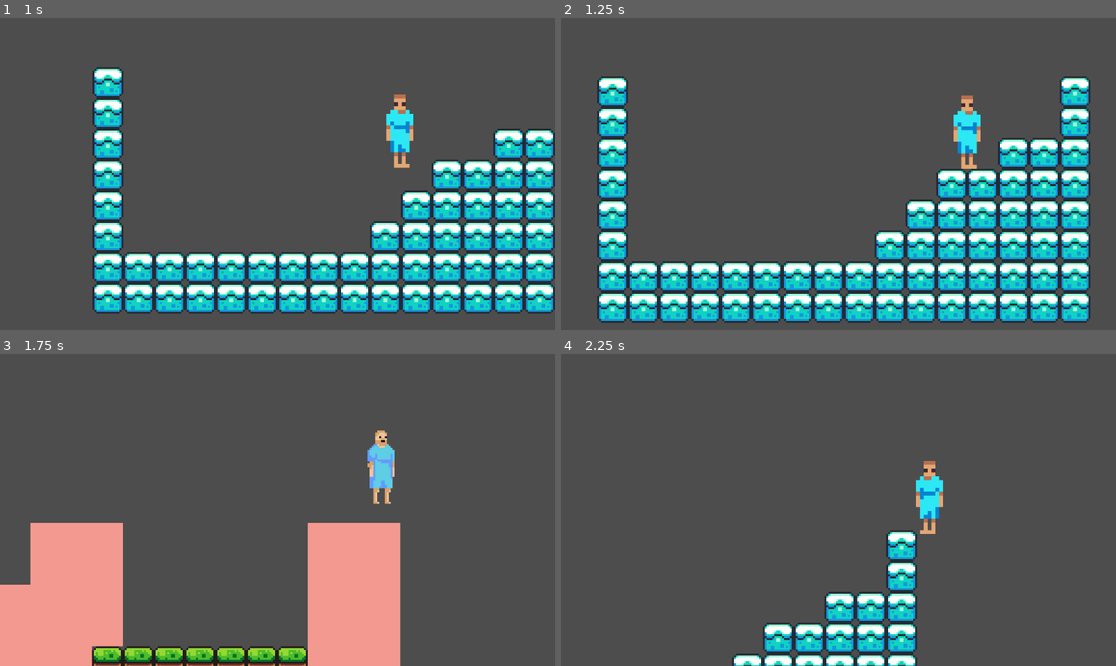
Above: before the commit, frames 1-4 (two rows, left to right).
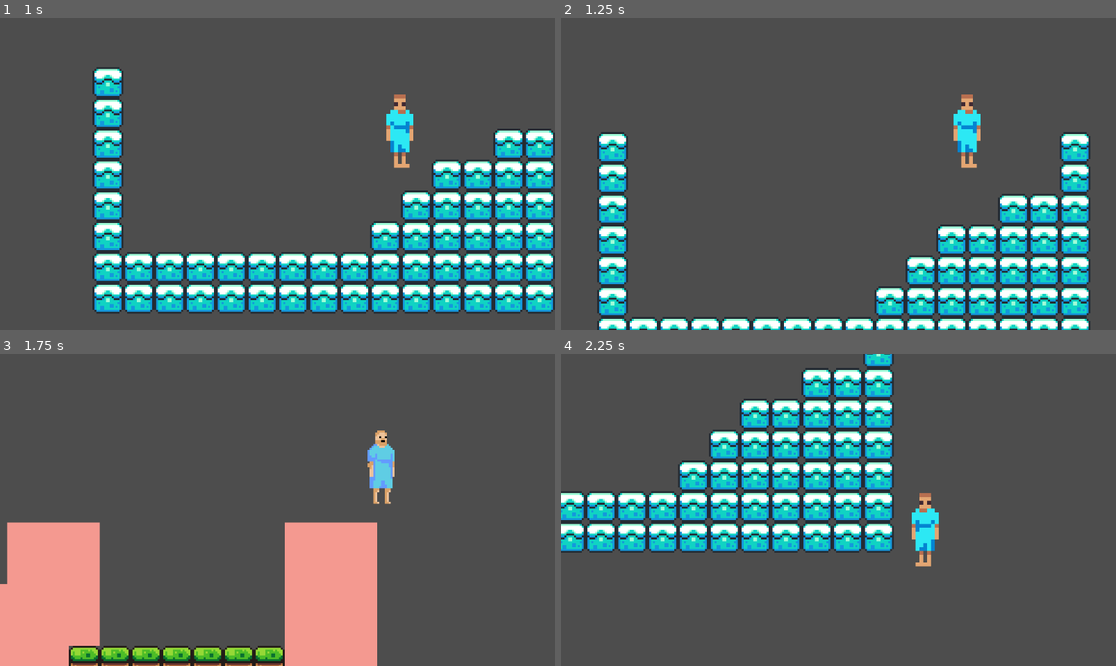
Above: after the commit, the same moments.

Repository: BlackHole55/visual-jam-2025
Game: Godot game, scene res://scenes/first_normal_scene/first_location_normal.tscn
The game is run twice, just before and just after one commit, with the same random seed, the same clock (stepped at 60 frames per second) and the same inputs.
Inputs:
- Up to frame 1 (1 s): tap Enter at 0.5 s; hold Right (right) from 0.53 s (still down); hold E (distortion) from 0.53 s (still down); tap W (jump) at 0.77, 0.8 s
- Up to frame 2 (1.25 s): keep holding Right (right); keep holding E (distortion); tap W (jump) at 1.07 s
- Up to frame 3 (1.75 s): keep holding Right (right); release E (distortion) at 1.28 s; tap W (jump) at 1.35, 1.52 s; tap E (distortion) at 1.55 s
- Up to frame 4 (2.25 s): tap W (jump) at 1.82 s; release Right (right) at 2.03 s; hold A (left) from 2.03 s (still down); hold E (distortion) from 2.03 s (still down)

Frame 1 is identical in both runs. In frame 2, 31% of the frame differs, in the area x 6-96%, y 18-100%; in frame 3, 8.2%; in frame 4, 30%.

Commit message:
feat: jump_buffer 0.1

Diff:
--- a/scenes/first_normal_scene/first_location_normal.tscn
+++ b/scenes/first_normal_scene/first_location_normal.tscn
@@ -370,7 +370,7 @@
 [node name="TileMapLayer" type="TileMapLayer" parent="TileMap"]
 tile_set = SubResource("TileSet_0bqt3")
 
-[node name="Layer0" type="TileMapLayer" parent="TileMap"]
+[node name="Layer1" type="TileMapLayer" parent="TileMap"]
 use_parent_material = true
 tile_map_data = PackedByteArray("AAD//wAAAAAAAAAAAAAAAAAAAAAAAAAAAAABAAAAAAAAAAAAAAACAAAAAAAAAAAAAAADAAAAAAAAAAAAAAAEAA …(640 unchanged characters)…
 tile_set = SubResource("TileSet_0bqt3")
--- a/scripts/distorted_scripts/distorted.gd
+++ b/scripts/distorted_scripts/distorted.gd
@@ -1,9 +1,13 @@
 extends CharacterBody2D
 
+@export var Jump_Buffer_Time: float = 0.1
 @export var speed = 130
 @export var Coyote_Time : float = 0.1
 @onready var sprite = $animation_of_character_distorted
+
+
 var jump_velocity = -300
+var Jump_Buffer:bool = false
 var Jump_Available : bool = true
 var gravity = ProjectSettings.get_setting("physics/2d/default_gravity")
 
@@ -25,16 +29,16 @@
 		velocity.y += gravity * delta
 	else:
 		Jump_Available = true
+		if Jump_Buffer:
+			Jump()
+			Jump_Buffer = false
 
-
-
-
-	if Input.is_action_just_pressed("jump") and Jump_Available:
-		velocity.y = jump_velocity
-		Jump_Available = false
-
-
-
+	if Input.is_action_just_pressed("jump"):
+		if Jump_Available:
+			Jump()
+		else:
+			Jump_Buffer = true
+			get_tree().create_timer(Jump_Buffer_Time).timeout.connect(on_jump_buffer_timeout)
 
 	if direction > 0:
 		sprite.flip_h = false
@@ -47,5 +51,13 @@
 		velocity.x = move_toward(velocity.x, 0, speed)
 
 	move_and_slide()
+
 func Coyote_Timeout():
 	Jump_Available = false
+
+func Jump():
+	velocity.y = jump_velocity
+	Jump_Available = false
+
+func on_jump_buffer_timeout():
+	Jump_Buffer = false
--- a/scripts/normal_scripts/normal.gd
+++ b/scripts/normal_scripts/normal.gd
@@ -1,11 +1,15 @@
 extends CharacterBody2D
 
+@export var Jump_Buffer_Time: float = 0.1
 @export var speed = 130
 @export var Coyote_Time : float = 0.1
 @onready var sprite = $animation_of_character_normal
+
+
 var jump_velocity = -300
 var gravity = ProjectSettings.get_setting("physics/2d/default_gravity")
 var Jump_Available : bool = true
+var Jump_Buffer:bool = false
 
 
 func _ready() -> void:
@@ -25,13 +29,19 @@
 		velocity.y += gravity * delta
 	else:
 		Jump_Available = true
+		if Jump_Buffer:
+			Jump()
+			Jump_Buffer = false
 
 
 
 
-	if Input.is_action_just_pressed("jump") and Jump_Available:
-		velocity.y = jump_velocity
-		Jump_Available = false
+	if Input.is_action_just_pressed("jump"):
+		if Jump_Available:
+			Jump()
+		else:
+			Jump_Buffer = true
+			get_tree().create_timer(Jump_Buffer_Time).timeout.connect(on_jump_buffer_timeout)
 
 
 
@@ -49,3 +59,11 @@
 	move_and_slide()
 func Coyote_Timeout():
 	Jump_Available = false
+
+
+func Jump():
+	velocity.y = jump_velocity
+	Jump_Available = false
+
+func on_jump_buffer_timeout():
+	Jump_Buffer = false
